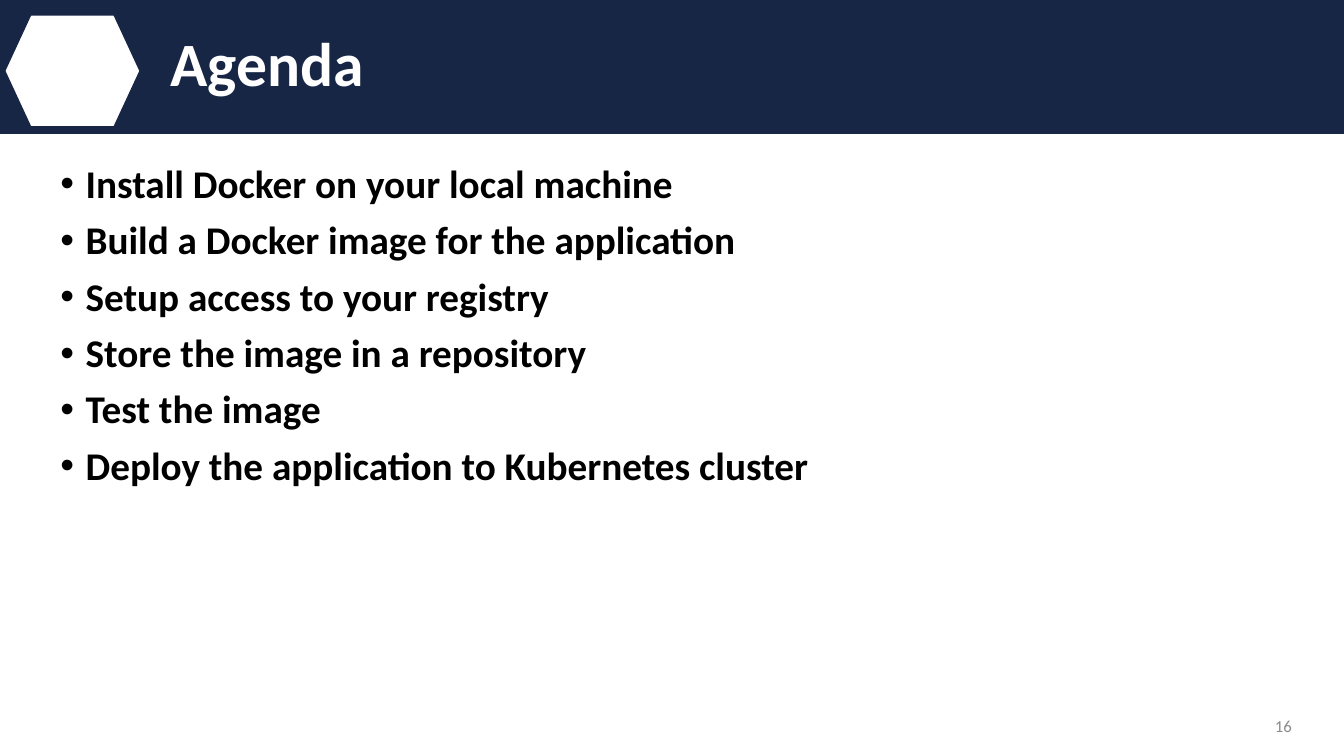
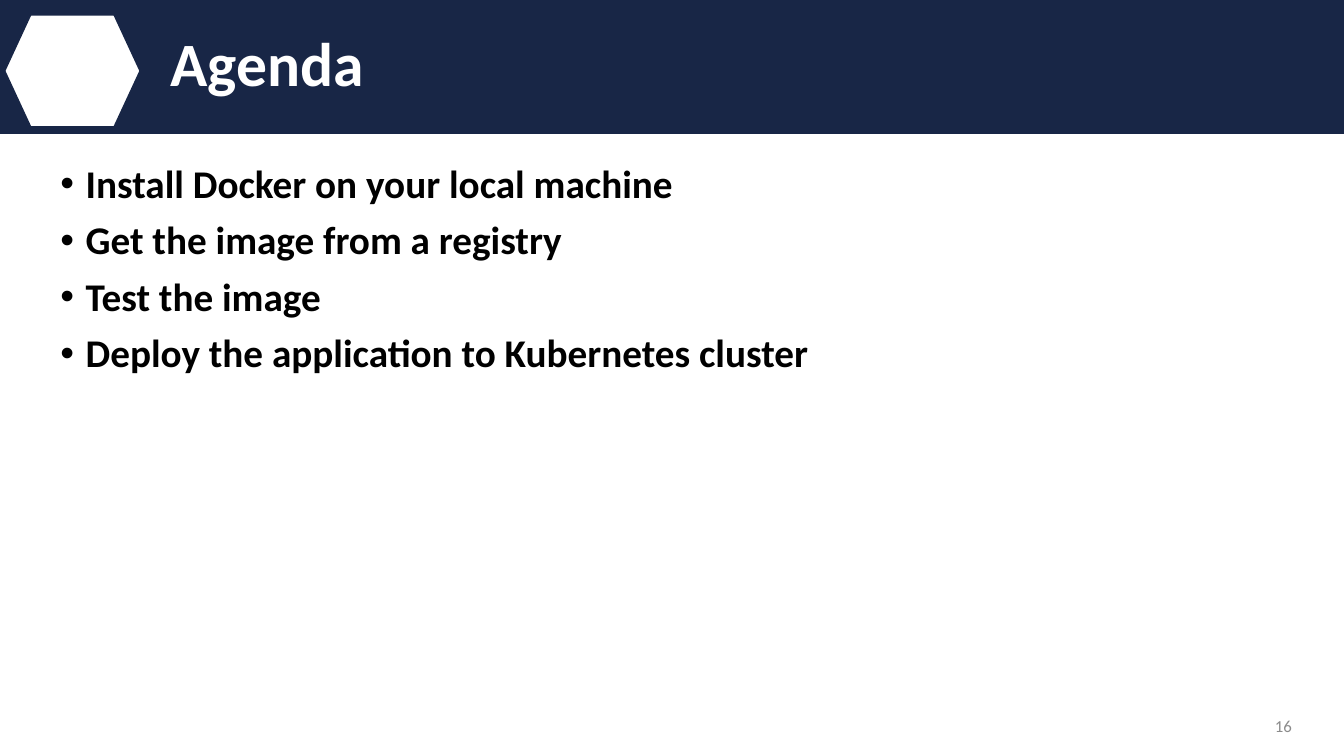
Before and after one commit to IBM/kube101, a slide deck: slide 16 of presentation/meetup.pptx. Drawn at 1344x756 pixels with LibreOffice and Linux fonts; fonts in the diff are those of the drawing; background and template pictures are left out. Boxes give left, top, right and bottom in pixels: in the first picture for what was removed or moved away, otherwise in the second. Text is boxed around its words. In the diff, an @@ line names an element or a change of style, - is before the commit and + after.

```diff
--- a/presentation/meetup.pptx
+++ b/presentation/meetup.pptx
@@ text at [86, 226, 562, 261]: text changed @@
-• Build a Docker image for the application
-• Setup access to your registry
-• Store the image in a repository
+• Get the image from a registry
```
Also in this commit, not shown: 1 other slide changed, 1 slide removed, 3 other files.
